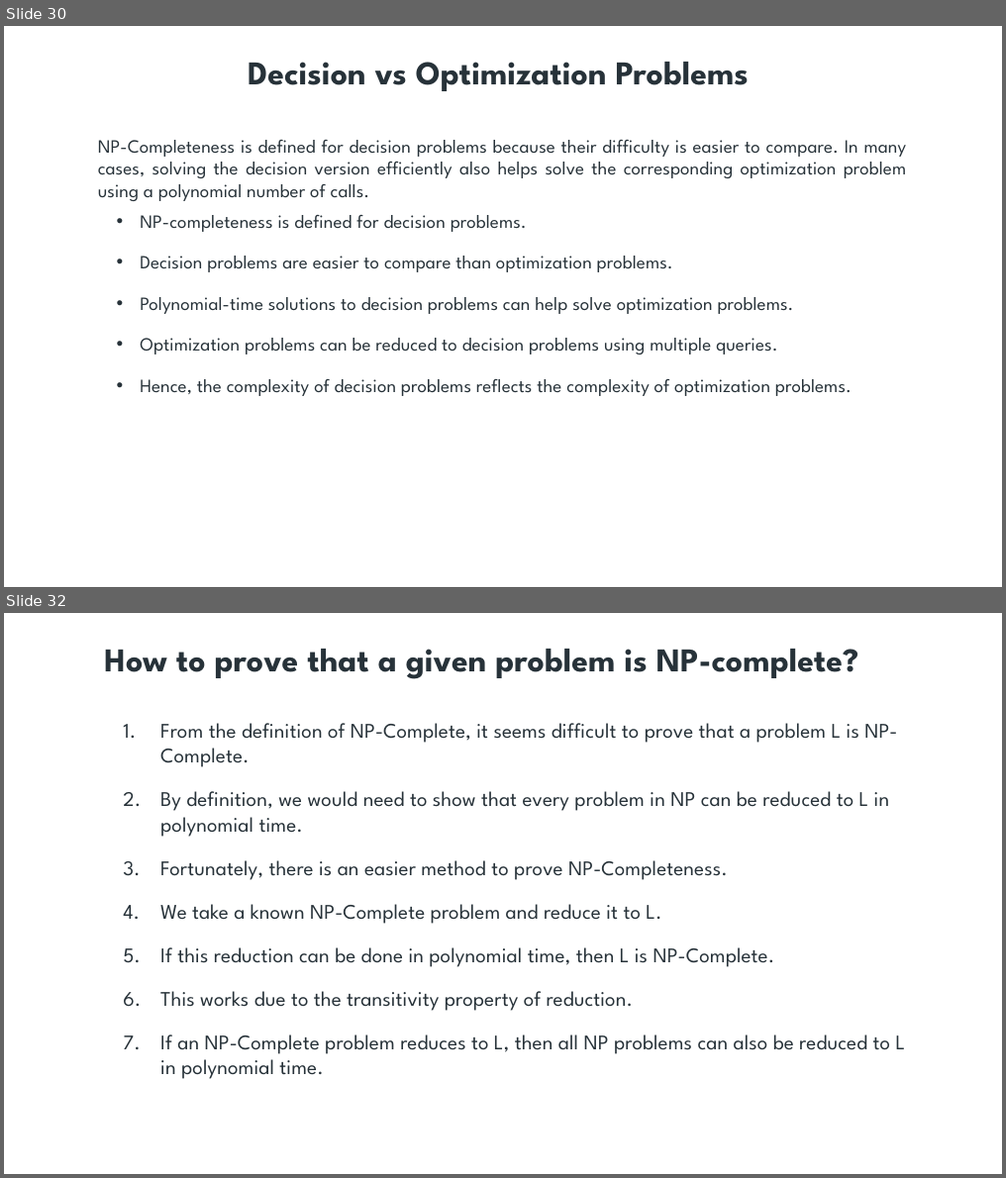
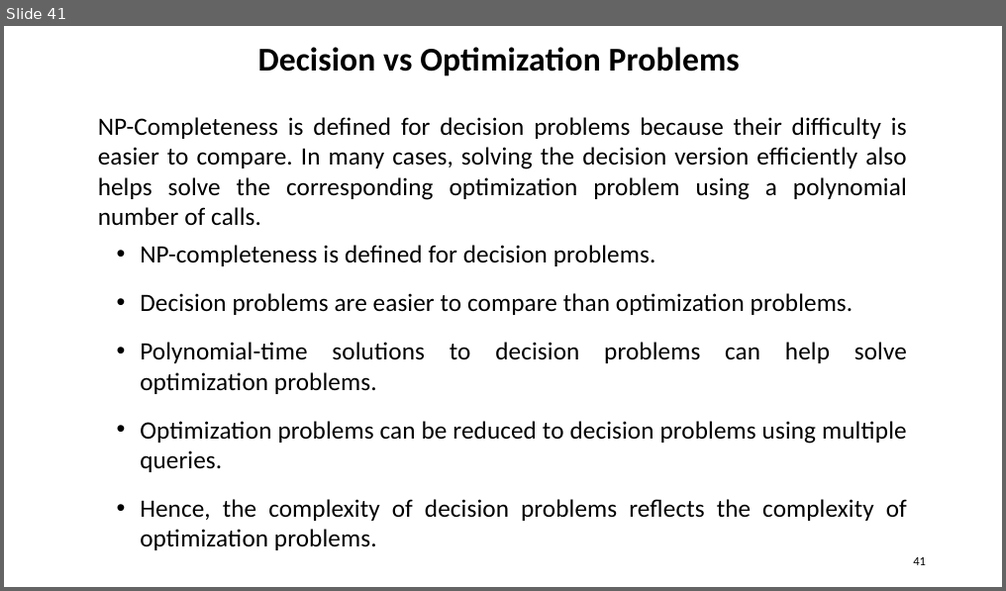
Before and after one commit to dayanandyadav205/CS-402-ADA, a slide deck: PPT_Notes/Unit-5_CS-402_ADA/Unit-5_CS-402_ADA.pptx. Shown one above the other, each under a label of ours: slides 30 and 32 before the commit, slide 41 after it; the slides between them are not shown. The pictures are 1006x1178 and 1006x591 pixels, drawn with LibreOffice and Linux fonts; fonts in the diff are those of the drawing. Boxes give left, top, right and bottom in pixels: in the first picture for what was removed or moved away, otherwise in the second. Text is boxed around its words. In the diff, an @@ line names an element or a change of style, - is before the commit and + after.

```diff
--- a/PPT_Notes/Unit-5_CS-402_ADA/Unit-5_CS-402_ADA.pptx
+++ b/PPT_Notes/Unit-5_CS-402_ADA/Unit-5_CS-402_ADA.pptx
@@ slide 32 removed at box(4, 613, 1002, 1174), background #FFFFFF @@
@@ text removed at box(104, 649, 859, 679) @@
-How to prove that a given problem is NP-complete?
@@ text removed at box(160, 723, 906, 1079) @@
-1. From the definition of NP-Complete, it seems difficult to prove that a problem L is NP-Complete.
-2. By definition, we would need to show that every problem in NP can be reduced to L in polynomial time.
-3. Fortunately, there is an easier method to prove NP-Completeness.
-4. We take a known NP-Complete problem and reduce it to L.
-5. If this reduction can be done in polynomial time, then L is NP-Complete.
-6. This works due to the transitivity property of reduction.
-7. If an NP-Complete problem reduces to L, then all NP problems can also be reduced to L in polynomial time.
@@ what was slide 30 is now slide 41 @@
@@ slide 41 changed as well @@
@@ text "Decision vs Optimization Problems": place and size @@
-text "Decision vs Optimization Problems" at box(248, 62, 748, 91)
+text "Decision vs Optimization Problems" at box(258, 47, 740, 76)
@@ text "Decision vs Optimization Problems" at box(258, 47, 740, 76): font League Spartan to Calibri, text colour #273239 to #000000 @@
@@ text "NP-Completeness is defined for decision ...": place and size @@
-text "NP-Completeness is defined for decision ..." at box(98, 140, 907, 396)
+text "NP-Completeness is defined for decision ..." at box(98, 117, 907, 551)
@@ text "NP-Completeness is defined for decision ..." at box(98, 117, 907, 551): size 18 to 24 pt, font League Spartan to Calibri, text colour #273239 to #000000 @@
@@ page number added at box(913, 558, 926, 566), 12 pt, text #000000 @@
+41
```
Also in this commit, not shown: 12 other slides changed, 30 slides added, 19 other slides removed, 13 other files.
